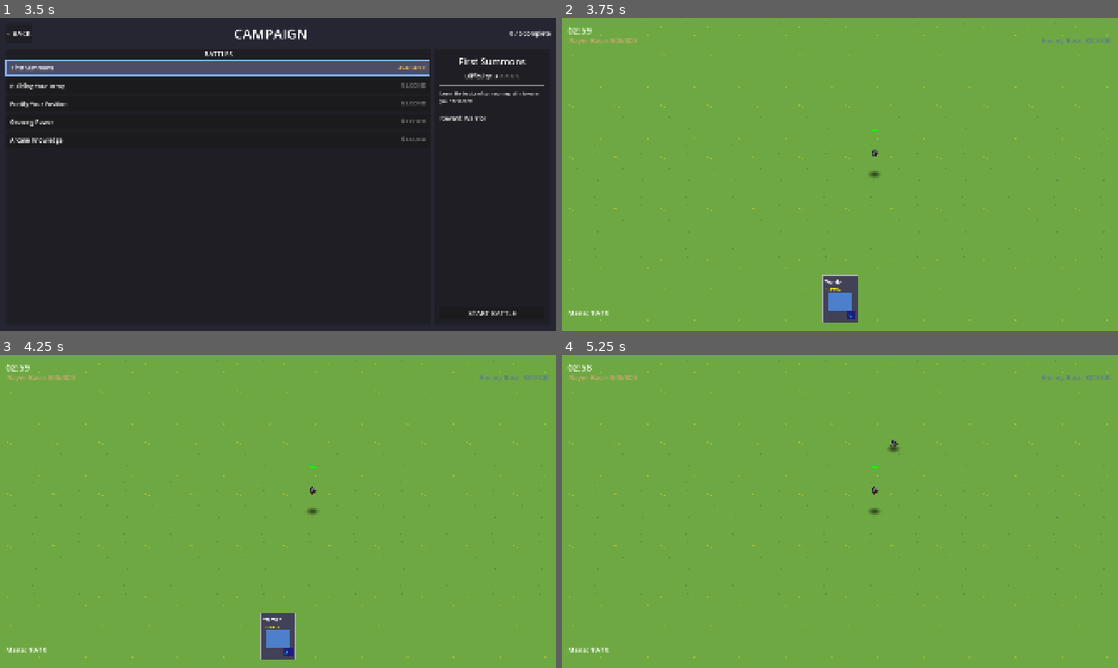
Above: before the commit, frames 1-4 (two rows, left to right).
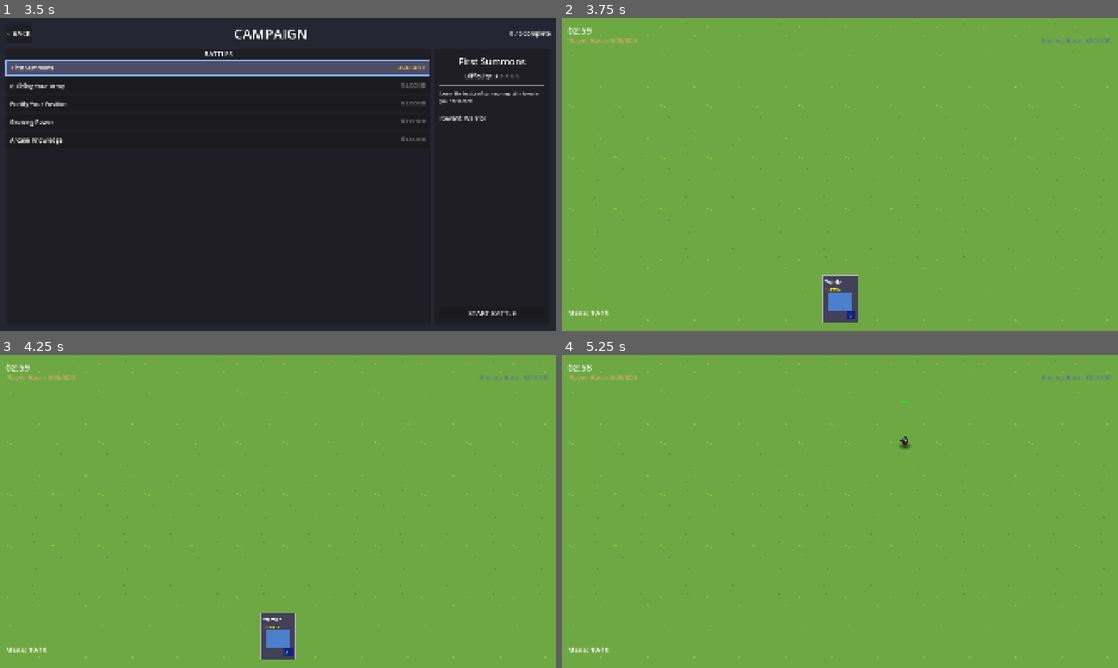
Above: after the commit, the same moments.

Repository: amari-charles/project-summoner
Game: Godot game, scene res://scenes/ui/main_menu.tscn
Same seed, same stepped clock (60 frames per second), same inputs: the game is played once before the commit and once after it.
Inputs (mouse positions are in pixels of both pictures, inside the frame that each line leads up to):
- Up to frame 1 (3.5 s): click "PLAY" at 0.5 s; click "SELECT" at 1.25 s; click "CHOOSE WARRIOR" at 2 s; click (216, 68) at 2.75 s
- Up to frame 2 (3.75 s): click "START BATTLE" at 3.5 s
- Up to frame 3 (4.25 s): no input
- Up to frame 4 (5.25 s): tap Enter at 4.25 s; drag from (840, 636) to (895, 442) at 4.27 s; drag from (728, 527) to (812, 574) at 5.02 s

Frame 1 is identical in both runs. In frame 2, less than 0.1% of the frame differs, in the area x 55-58%, y 35-52%; in frame 3, less than 0.1%; in frame 4, 0.2%, in the area x 55-63%, y 14-52%.
Error after the commit: Parse Error: Class "BattleContext" hides an autoload singleton. (res://scripts/core/battle_context.gd:2)

Commit message:
Decouple battle system from campaign (multi-mode ready)
Created BattleContext singleton to manage battle configuration across different modes:
- Campaign mode (existing)
- Practice/Test mode (for test_battle_vfx)
- Future: Arena, Endless, Tutorial modes

Changes:
- Created BattleContext singleton (autoload)
  - configure_campaign_battle() - loads from Campaign service
  - configure_practice_battle() - for testing
  - Handles mode-specific completion callbacks

- Renamed campaign_battle_3d.tscn → battle_3d.tscn
  - Generic battle scene, not campaign-specific
  - Updated UID and node name

- Refactored GameController3D
  - Reads battle config from BattleContext
  - Delegates end_game to BattleContext completion callback
  - No hardcoded campaign references

- Refactored Summoner3D
  - Removed load_enemy_deck_from_campaign flag
  - Enemy summoners always load from BattleContext
  - Cleaner, mode-agnostic initialization

- Updated EnemyDeckLoader
  - Reads from BattleContext instead of profile
  - Simplified, no profile lookups needed

- Updated campaign_screen.gd
  - Configures BattleContext before loading battle
  - Changed scene path to battle_3d.tscn

- Updated test_game_controller.gd
  - Configures BattleContext for practice mode
  - Sets up infinite HP/mana test environment

Result: Battle system is now mode-agnostic and ready for Arena/Endless modes

🤖 Generated with [Claude Code](https://claude.com/claude-code)

Co-Authored-By: Claude <noreply@anthropic.com>

Diff:
--- a/project.godot
+++ b/project.godot
@@ -28,6 +28,7 @@
 Collection="*res://scripts/services/collection_service.gd"
 Decks="*res://scripts/services/deck_service.gd"
 Campaign="*res://scripts/services/campaign_service.gd"
+BattleContext="*res://scripts/core/battle_context.gd"
 DevConsole="*res://scripts/debug/dev_console.gd"
 
 [display]
--- a/scenes/battlefield/campaign_battle_3d.tscn
+++ b/scenes/battlefield/battle_3d.tscn
@@ -8,7 +8,7 @@
 [ext_resource type="PackedScene" uid="uid://hand_ui" path="res://scenes/ui/hand_ui.tscn" id="6_hand_ui"]
 [ext_resource type="Script" uid="uid://bt4v6ur0kkioe" path="res://scripts/ui/battlefield_drop_zone.gd" id="7_drop_zone"]
 
-[node name="CampaignBattle3D" type="Node3D"]
+[node name="Battle3D" type="Node3D"]
 script = ExtResource("2_game_controller")
 
 [node name="BaseBattlefield3D" parent="." instance=ExtResource("1_battlefield")]
@@ -23,7 +23,6 @@
 transform = Transform3D(1, 0, 0, 0, 1, 0, 0, 0, 1, 40, 1, 0)
 script = ExtResource("3_summoner")
 team = 1
-load_enemy_deck_from_campaign = true
 
 [node name="PlayerBase3D" parent="." instance=ExtResource("4_player_base")]
 transform = Transform3D(1, 0, 0, 0, 1, 0, 0, 0, 1, -40, 0, -7.5)
--- /dev/null
+++ b/scripts/core/battle_context.gd
@@ -0,0 +1,136 @@
+extends Node
+class_name BattleContext
+
+## Global battle configuration system
+## Decouples battle scene from specific modes (campaign, arena, endless, etc.)
+##
+## Usage:
+##   1. Before loading battle, configure this singleton with mode-specific data
+##   2. Battle scene reads configuration from here
+##   3. After battle, this calls the appropriate completion handler
+
+enum BattleMode {
+	CAMPAIGN,   ## Story progression battles
+	ARENA,      ## Random battles for rewards
+	ENDLESS,    ## Wave-based survival mode
+	TUTORIAL,   ## Guided learning battles
+	PRACTICE    ## Free play / testing
+}
+
+## Current battle mode
+var current_mode: BattleMode = BattleMode.PRACTICE
+
+## Battle configuration (enemy deck, HP, AI, etc.)
+var battle_config: Dictionary = {}
+
+## Biome ID for visual theme
+var biome_id: String = "summer_plains"
+
+## Callback to execute when battle ends
+## Signature: func(winner: int) where 0 = player, 1 = enemy
+var completion_callback: Callable
+
+## Configure for campaign battle
+func configure_campaign_battle(battle_id: String) -> void:
+	current_mode = BattleMode.CAMPAIGN
+
+	var campaign = get_node_or_null("/root/Campaign")
+	if not campaign:
+		push_error("BattleContext: Campaign service not found")
+		return
+
+	battle_config = campaign.get_battle(battle_id)
+	biome_id = battle_config.get("biome_id", "summer_plains")
+	completion_callback = _handle_campaign_completion
+
+	print("BattleContext: Configured campaign battle '%s'" % battle_id)
+
+## Configure for practice/test battle
+func configure_practice_battle(config: Dictionary = {}) -> void:
+	current_mode = BattleMode.PRACTICE
+
+	# Use provided config or defaults
+	battle_config = config if not config.is_empty() else {
+		"enemy_deck": [{"catalog_id": "training_dummy", "count": 1}],
+		"enemy_hp": 300.0,
+		"ai_type": "scripted"
+	}
+
+	biome_id = config.get("biome_id", "summer_plains")
+	completion_callback = _handle_practice_completion
+
+	print("BattleContext: Configured practice battle")
+
+## Configure for arena battle (future)
+func configure_arena_battle(difficulty: int) -> void:
+	current_mode = BattleMode.ARENA
+
+	# TODO: ArenaService would generate random battle config
+	push_warning("BattleContext: Arena mode not yet implemented")
+
+	biome_id = "summer_plains"  # Random biome selection later
+	completion_callback = _handle_arena_completion
+
+## Configure for endless mode (future)
+func configure_endless_wave(wave_number: int) -> void:
+	current_mode = BattleMode.ENDLESS
+
+	# TODO: EndlessService would provide wave config
+	push_warning("BattleContext: Endless mode not yet implemented")
+
+	biome_id = "summer_plains"
+	completion_callback = _handle_endless_completion
+
+## Clear battle context
+func clear() -> void:
+	battle_config = {}
+	biome_id = "summer_plains"
+	completion_callback = Callable()
+	print("BattleContext: Cleared")
+
+## Handle campaign battle completion
+func _handle_campaign_completion(winner: int) -> void:
+	print("BattleContext: Campaign battle ended, winner: %d" % winner)
+
+	var campaign = get_node_or_null("/root/Campaign")
+	if not campaign:
+		push_error("BattleContext: Campaign service not found for completion")
+		return
+
+	if winner == 0:  # Player won
+		# Grant rewards and mark complete
+		var battle_id = battle_config.get("id", "")
+		campaign.complete_battle(battle_id)
+
+		# Transition to reward screen
+		get_tree().change_scene_to_file("res://scenes/ui/reward_screen.tscn")
+	else:  # Player lost
+		# Return to campaign screen
+		get_tree().change_scene_to_file("res://scenes/ui/campaign_screen.tscn")
+
+## Handle practice battle completion
+func _handle_practice_completion(winner: int) -> void:
+	print("BattleContext: Practice battle ended, winner: %d" % winner)
+
+	# For practice mode, just show result and stay in scene
+	# Or return to main menu
+	# TODO: Implement practice mode UI
+	print("Practice battle complete - no progression")
+
+## Handle arena battle completion (future)
+func _handle_arena_completion(winner: int) -> void:
+	print("BattleContext: Arena battle ended, winner: %d" % winner)
+	# TODO: Update leaderboard, grant arena rewards, show result screen
+
+## Handle endless wave completion (future)
+func _handle_endless_completion(winner: int) -> void:
+	print("BattleContext: Endless wave ended, winner: %d" % winner)
+
+	if winner == 0:  # Player won wave
+		# Increment wave, reload battle
+		# TODO: Implement endless progression
+		pass
+	else:  # Player lost
+		# Show endless result screen with score
+		# TODO: Implement endless result screen
+		pass
--- a/scripts/core/enemy_deck_loader.gd
+++ b/scripts/core/enemy_deck_loader.gd
@@ -7,37 +7,48 @@
 ## Unlike DeckLoader (which loads from player's collection), this directly creates
 ## Card resources from catalog IDs.
 
-## Load enemy deck for the current campaign battle
+## Load enemy deck from BattleContext
 static func load_enemy_deck_for_battle() -> Array[Card]:
 	var cards: Array[Card] = []
 
-	# Get campaign service
-	var campaign = _get_service("/root/Campaign")
-	if not campaign:
-		push_error("EnemyDeckLoader: Campaign service not found!")
+	# Get battle context
+	var battle_context = _get_service("/root/BattleContext")
+	if not battle_context:
+		push_error("EnemyDeckLoader: BattleContext not found!")
 		return cards
 
-	# Get profile to find current battle
-	var profile_repo = _get_service("/root/ProfileRepo")
-	if not profile_repo:
-		push_error("EnemyDeckLoader: ProfileRepo not found!")
+	var battle_config = battle_context.battle_config
+	if battle_config.is_empty():
+		push_error("EnemyDeckLoader: Battle config is empty!")
 		return cards
 
-	var profile = profile_repo.get_active_profile()
-	if profile.is_empty():
-		push_error("EnemyDeckLoader: No active profile!")
+	# Get enemy deck definition from config
+	var enemy_deck_def = battle_config.get("enemy_deck", [])
+	if enemy_deck_def.is_empty():
+		push_warning("EnemyDeckLoader: Battle has no enemy deck defined!")
 		return cards
 
-	# Get current battle ID
-	var battle_id = profile.get("campaign_progress", {}).get("current_battle", "")
-	if battle_id == "":
-		push_warning("EnemyDeckLoader: No current battle set in profile!")
-		return cards
+	print("EnemyDeckLoader: Loading enemy deck from BattleContext")
 
-	print("EnemyDeckLoader: Loading enemy deck for battle '%s'" % battle_id)
+	# Convert deck definition to Card resources
+	for entry in enemy_deck_def:
+		var catalog_id = entry.get("catalog_id", "")
+		var count = entry.get("count", 1)
 
-	# Load the deck for this battle
-	return load_deck_for_battle(battle_id)
+		if catalog_id == "":
+			push_warning("EnemyDeckLoader: Empty catalog_id in enemy deck definition")
+			continue
+
+		# Create 'count' copies of this card
+		for i in range(count):
+			var card = _create_card_from_catalog(catalog_id)
+			if card:
+				cards.append(card)
+			else:
+				push_warning("EnemyDeckLoader: Failed to create card: %s" % catalog_id)
+
+	print("EnemyDeckLoader: Successfully loaded %d cards for enemy deck" % cards.size())
+	return cards
 
 ## Load enemy deck for a specific battle by ID
 static func load_deck_for_battle(battle_id: String) -> Array[Card]:
--- a/scripts/core/game_controller_3d.gd
+++ b/scripts/core/game_controller_3d.gd
@@ -112,22 +112,12 @@
 	game_ended.emit(winner)
 	get_tree().paused = true
 
-	# Check if this is a campaign battle
-	var profile_repo = get_node_or_null("/root/ProfileRepo")
-	if profile_repo:
-		var profile = profile_repo.get_active_profile()
-		var current_battle_id = profile.get("campaign_progress", {}).get("current_battle", "")
-
-		if current_battle_id != "":
-			# This is a campaign battle - transition to appropriate screen
-			if winner == Unit3D.Team.PLAYER:
-				await get_tree().create_timer(2.0).timeout
-				get_tree().paused = false
-				get_tree().change_scene_to_file("res://scenes/ui/reward_screen.tscn")
-			else:
-				await get_tree().create_timer(2.0).timeout
-				get_tree().paused = false
-				get_tree().change_scene_to_file("res://scenes/ui/campaign_screen.tscn")
+	# Delegate to BattleContext for mode-specific completion handling
+	var battle_context = get_node_or_null("/root/BattleContext")
+	if battle_context and battle_context.completion_callback.is_valid():
+		await get_tree().create_timer(2.0).timeout
+		get_tree().paused = false
+		battle_context.completion_callback.call(winner as int)
 
 func _on_summoner_died(summoner: Summoner3D) -> void:
 	if summoner == player_summoner:
@@ -180,22 +170,15 @@
 	if not enemy_summoner:
 		return
 
-	# Get battle config from profile
-	var profile_repo = get_node_or_null("/root/ProfileRepo")
-	if not profile_repo:
+	# Get battle config from BattleContext
+	var battle_context = get_node_or_null("/root/BattleContext")
+	if not battle_context:
+		push_error("GameController3D: BattleContext not found")
 		return
 
-	var profile = profile_repo.get_active_profile()
-	var current_battle_id = profile.get("campaign_progress", {}).get("current_battle", "")
-	if current_battle_id == "":
-		return
-
-	var campaign = get_node_or_null("/root/Campaign")
-	if not campaign:
-		return
-
-	var battle_config = campaign.get_battle(current_battle_id)
-	if not battle_config:
+	var battle_config = battle_context.battle_config
+	if battle_config.is_empty():
+		push_error("GameController3D: Battle config is empty")
 		return
 
 	# Remove existing AI (if any)
--- a/scripts/core/summoner_3d.gd
+++ b/scripts/core/summoner_3d.gd
@@ -11,7 +11,6 @@
 @export var starting_deck: Array[Card] = []
 @export var max_hand_size: int = 4
 @export var load_deck_from_profile: bool = false
-@export var load_enemy_deck_from_campaign: bool = false
 
 ## Resources
 @export var mana_regen_rate: float = 1.0
@@ -32,18 +31,16 @@
 signal hand_changed(hand: Array[Card])
 
 func _ready() -> void:
-	# If loading enemy from campaign, override max_hp if specified
-	if load_enemy_deck_from_campaign and team == Unit3D.Team.ENEMY:
-		var campaign = get_node_or_null("/root/Campaign")
-		var profile_repo = get_node_or_null("/root/ProfileRepo")
-		if campaign and profile_repo:
-			var profile = profile_repo.get_active_profile()
-			var battle_id = profile.get("campaign_progress", {}).get("current_battle", "")
-			if battle_id != "":
-				var battle = campaign.get_battle(battle_id)
-				if battle.has("enemy_hp"):
-					max_hp = battle.get("enemy_hp")
-					print("Summoner3D: Set enemy HP from campaign: %d" % max_hp)
+	# For enemy summoners, load config from BattleContext
+	if team == Unit3D.Team.ENEMY:
+		var battle_context = get_node_or_null("/root/BattleContext")
+		if battle_context and not battle_context.battle_config.is_empty():
+			var battle_config = battle_context.battle_config
+
+			# Set enemy HP from config
+			if battle_config.has("enemy_hp"):
+				max_hp = battle_config.get("enemy_hp")
+				print("Summoner3D: Set enemy HP from BattleContext: %d" % max_hp)
 
 	current_hp = max_hp
 	mana = MANA_MAX
@@ -56,14 +53,15 @@
 			push_error("Summoner3D: Failed to load deck from profile! Using empty deck.")
 		else:
 			print("Summoner3D: Successfully loaded %d cards from profile" % deck.size())
-	elif load_enemy_deck_from_campaign and team == Unit3D.Team.ENEMY:
-		print("Summoner3D: Loading enemy deck from campaign...")
+	elif team == Unit3D.Team.ENEMY:
+		# Enemy deck always comes from BattleContext
+		print("Summoner3D: Loading enemy deck from BattleContext...")
 		deck = EnemyDeckLoader.load_enemy_deck_for_battle()
 		if deck.is_empty():
-			push_warning("Summoner3D: Failed to load enemy deck from campaign! Using fallback deck.")
+			push_warning("Summoner3D: Failed to load enemy deck! Using fallback deck.")
 			deck = starting_deck.duplicate()
 		else:
-			print("Summoner3D: Successfully loaded %d cards for enemy from campaign" % deck.size())
+			print("Summoner3D: Successfully loaded %d cards for enemy from BattleContext" % deck.size())
 	else:
 		deck = starting_deck.duplicate()
 		print("Summoner3D: Using exported starting_deck (%d cards)" % deck.size())
--- a/scripts/core/test_game_controller.gd
+++ b/scripts/core/test_game_controller.gd
@@ -19,6 +19,14 @@
 
 func _ready() -> void:
 	print("TestGameController: Initializing VFX test mode...")
+
+	# Configure BattleContext for practice mode
+	var battle_context = get_node_or_null("/root/BattleContext")
+	if battle_context:
+		battle_context.configure_practice_battle({
+			"enemy_deck": [{"catalog_id": "warrior", "count": 30}],
+			"enemy_hp": 999999.0
+		})
 
 	# Force reload ContentCatalog projectiles to bypass resource cache
 	ContentCatalog._load_projectiles()
--- a/scripts/ui/campaign_screen.gd
+++ b/scripts/ui/campaign_screen.gd
@@ -246,8 +246,13 @@
 			profile["campaign_progress"]["current_battle"] = selected_battle_id
 			get_node("/root/ProfileRepo").save_profile(true)  # Force immediate save
 
-	# Launch battle scene (using 3D battlefield)
-	get_tree().change_scene_to_file("res://scenes/battlefield/campaign_battle_3d.tscn")
+	# Configure battle context for campaign mode
+	var battle_context = get_node("/root/BattleContext")
+	if battle_context:
+		battle_context.configure_campaign_battle(selected_battle_id)
+
+	# Launch battle scene (generic, mode-agnostic)
+	get_tree().change_scene_to_file("res://scenes/battlefield/battle_3d.tscn")
 
 ## =============================================================================
 ## NAVIGATION
Not shown: 1 places in scenes/battlefield/battle_3d.tscn that only renumber resources
